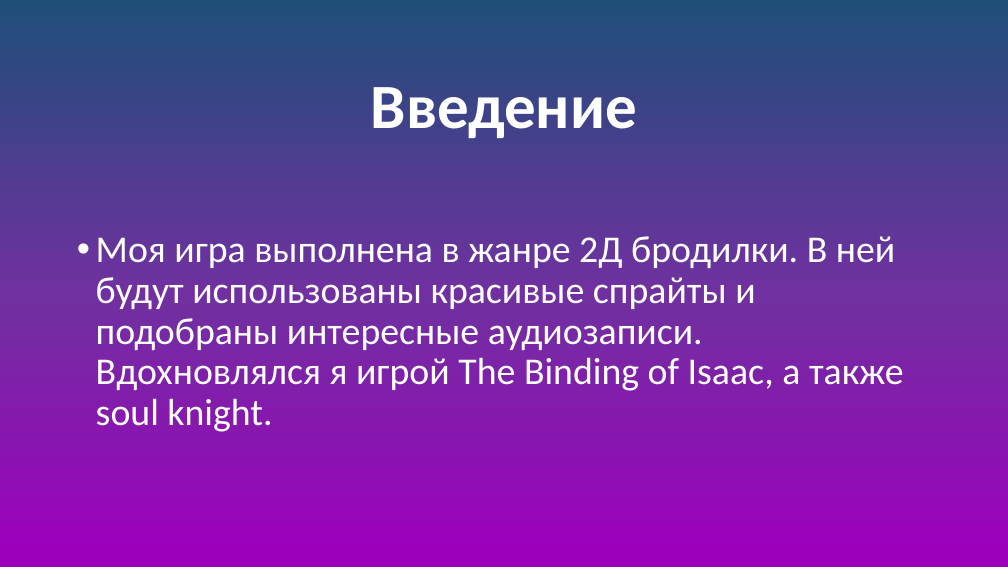
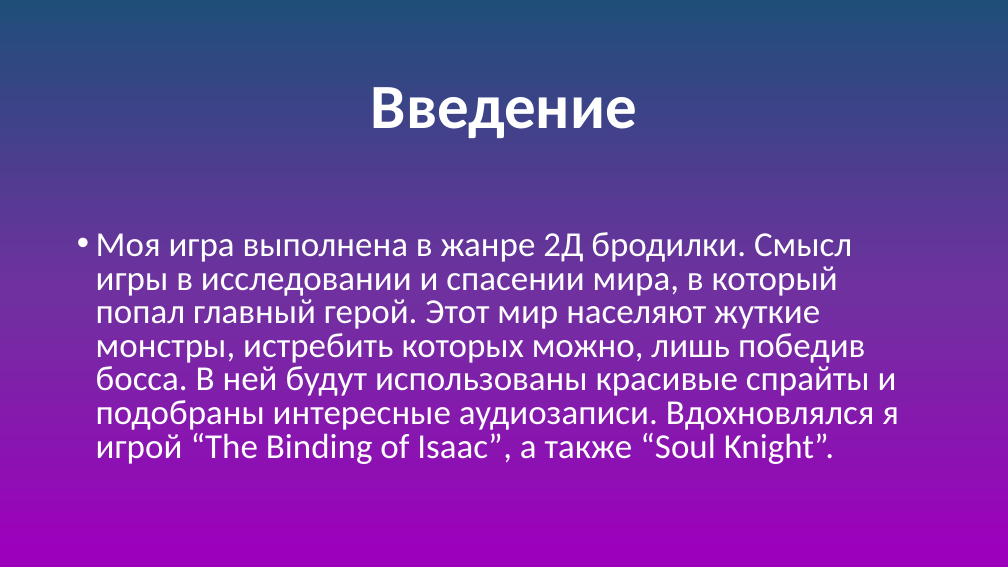
Before and after one commit to Father-Dog-Danil/Pygame_solo, a slide deck: slide 3 of doc/презентация.pptx (slide 2 before the commit). Drawn at 1008x567 pixels with LibreOffice and Linux fonts; fonts in the diff are those of the drawing. Boxes give left, top, right and bottom in pixels: in the first picture for what was removed or moved away, otherwise in the second. Text is boxed around its words. In the diff, an @@ line names an element or a change of style, - is before the commit and + after.

```diff
--- a/doc/презентация.pptx
+++ b/doc/презентация.pptx
@@ text at (x1=96, y1=232, x2=899, y2=464): text changed; size 36 to 33.3 pt @@
-• Моя игра выполнена в жанре 2Д бродилки. В ней будут использованы красивые спрайты и подобраны интересные аудиозаписи. Вдохновлялся я игрой The Binding of Isaac, а также soul knight.
+• Моя игра выполнена в жанре 2Д бродилки. Смысл игры в исследовании и спасении мира, в который попал главный герой. Этот мир населяют жуткие монстры, истребить которых можно, лишь победив босса. В ней будут использованы красивые спрайты и подобраны интересные аудиозаписи. Вдохновлялся я игрой “The Binding of Isaac”, а также “Soul Knight”.
```
Also in this commit, not shown: 4 other slides changed, 14 slides added.
